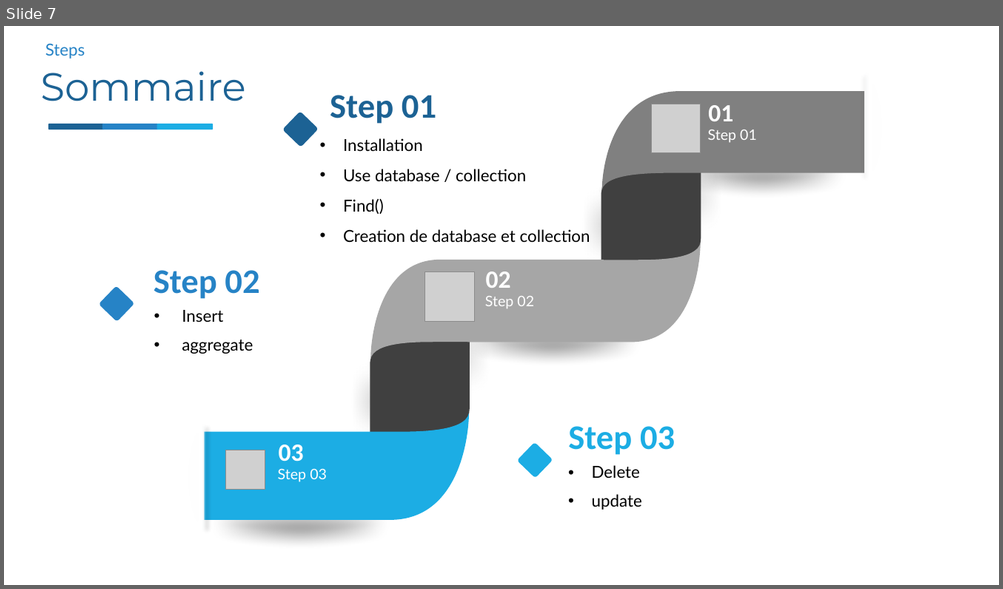
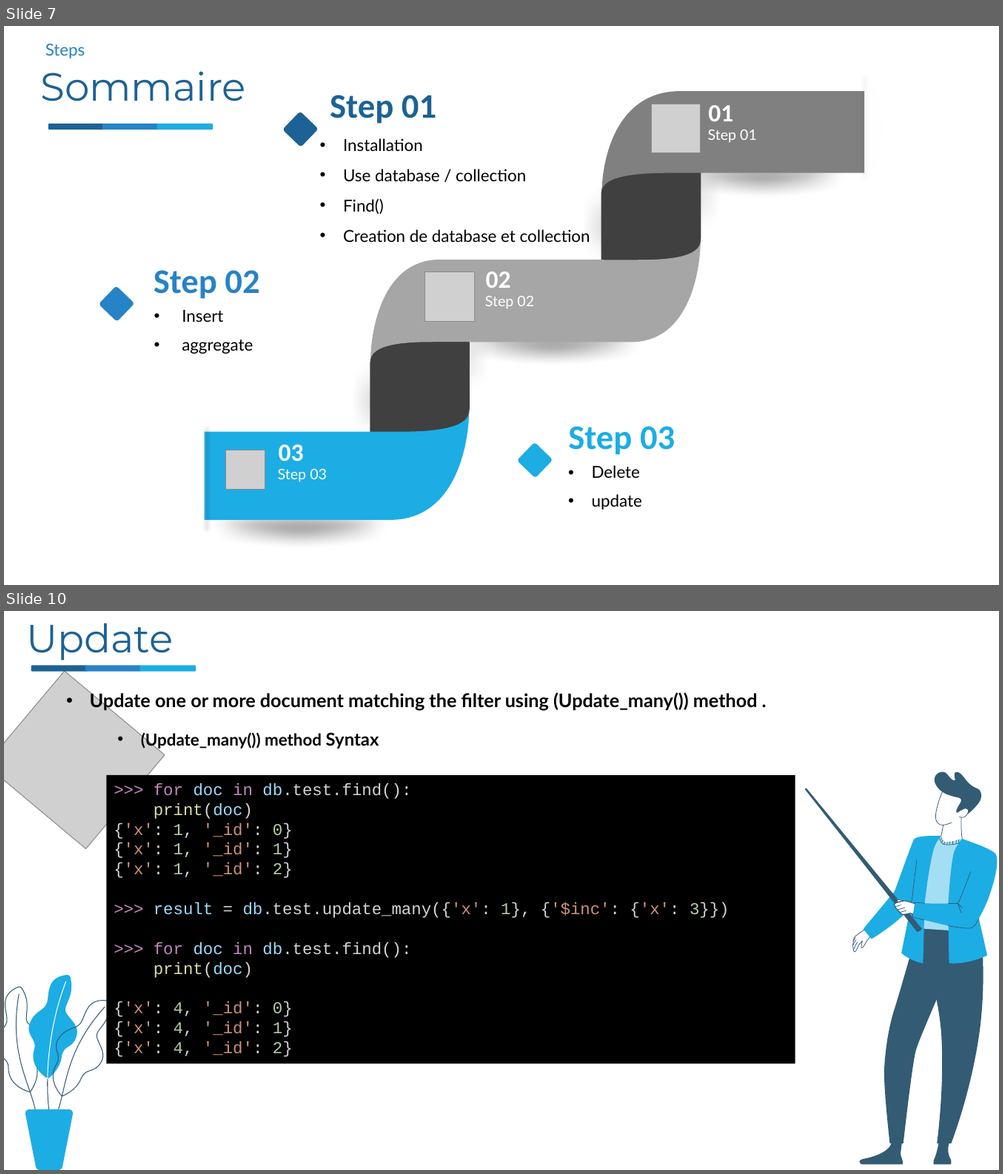
Before and after one commit to nourddine-benyahya/presentation-mongodb-python-todoapp-application, a slide deck: presontation mongodb&python/python&mongodb.pptx. Shown one above the other, each under a label of ours: slide 7 before the commit, slides 7 and 10 after it; the slides between them are not shown. The pictures are 1003x589 and 1003x1174 pixels, drawn with LibreOffice and Linux fonts; fonts in the diff are those of the drawing; grey boxes stand for pictures; background and template pictures are left out. Boxes give left, top, right and bottom in pixels: in the first picture for what was removed or moved away, otherwise in the second. Text is boxed around its words. In the diff, an @@ line names an element or a change of style, - is before the commit and + after.

```diff
--- a/presontation mongodb&python/python&mongodb.pptx
+++ b/presontation mongodb&python/python&mongodb.pptx
@@ slide 10 added at [4,611,999,1170], background picture (left out) @@
@@ text added at [26,623,173,661], 38 pt, text #1C6294 @@
+Update
@@ picture added at [4,672,165,849] @@
@@ rounded rectangle added at [31,666,87,672], fill #1C6294 @@
@@ rounded rectangle added at [85,666,142,672], fill #2683C6 @@
@@ rounded rectangle added at [140,666,196,672], fill #1CADE4 @@
@@ text added at [90,692,757,711], 18 pt, text #000000, bold @@
+• Update one or more document matching the filter using (Update_many()) method .
@@ text added at [141,732,379,749], 16 pt, text #000000, bold @@
+• (Update_many()) method Syntax
@@ rectangle added at [106,775,795,1064], fill #000000, 16 pt, text #D4D4D4 @@
+>>> for doc in db.test.find():
+print(doc)
+{'x': 1, '_id': 0}
+{'x': 1, '_id': 1}
+{'x': 1, '_id': 2}
+>>> result = db.test.update_many({'x': 1}, {'$inc': {'x': 3}})
+>>> for doc in db.test.find():
+print(doc)
+{'x': 4, '_id': 0}
+{'x': 4, '_id': 1}
+{'x': 4, '_id': 2}
@@ group added at [805,772,997,1165]: 44 freeform shapes @@
@@ group added at [4,975,111,1170]: 8 freeform shapes @@
```
Also in this commit, not shown: 7 other slides added, 1 slide removed.
